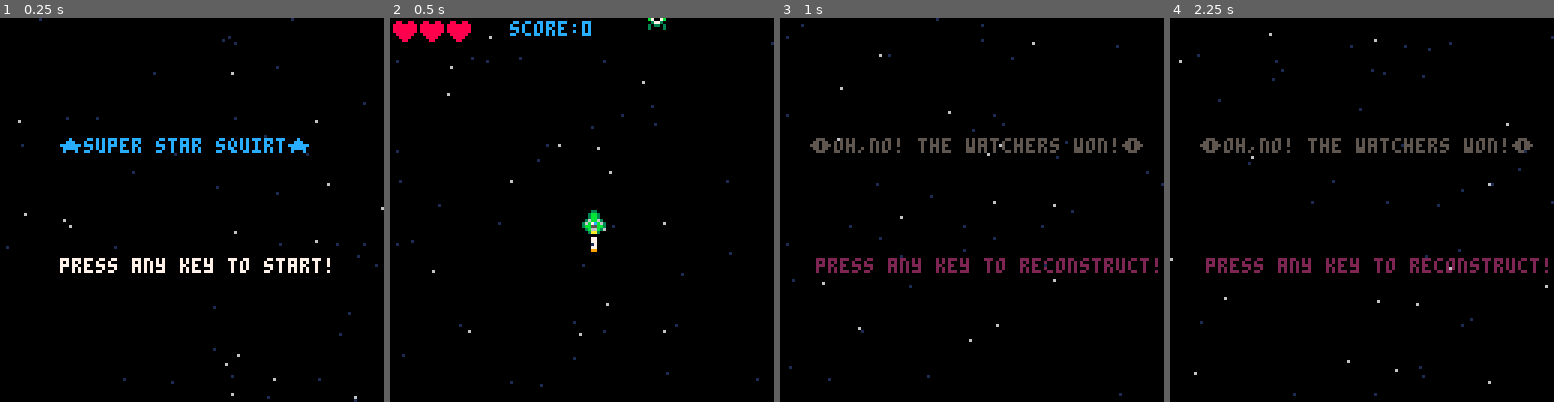
Above: before the commit, frames 1-4 (left to right).
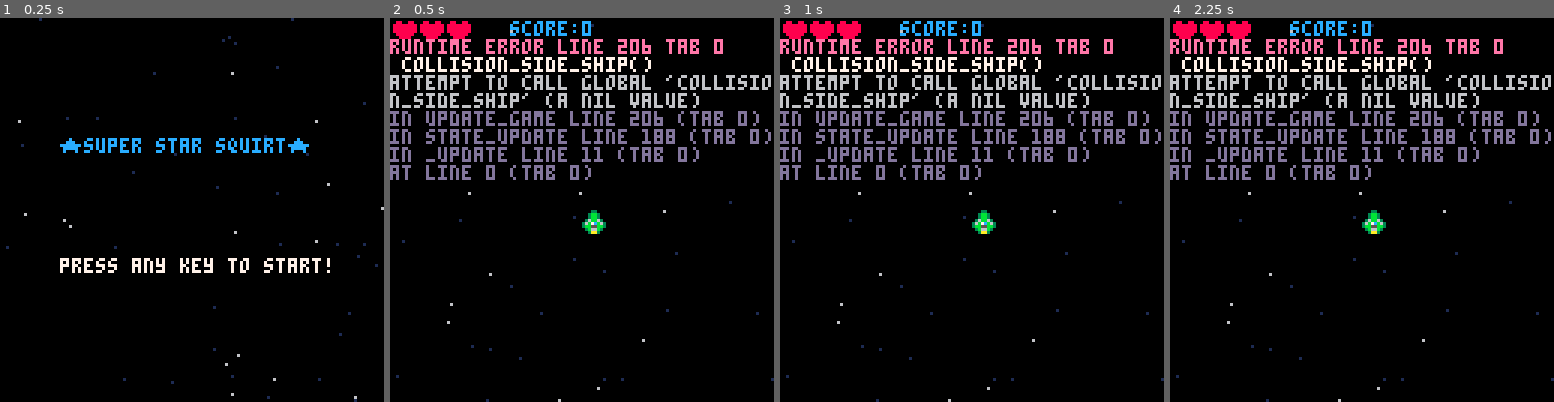
Above: after the commit, the same moments.

Repository: Slyfree3/Pixil-projects
Game: PICO-8 cartridge projects/shmup.p8
The game is run twice, just before and just after one commit, with the same random seed, the same clock (stepped at 60 frames per second) and the same inputs.
Inputs:
- Up to frame 1 (0.25 s): no input
- Up to frame 2 (0.5 s): tap X (X key) at 0.33 s
- Up to frame 3 (1 s): tap O (Z key) at 0.7 s
- Up to frame 4 (2.25 s): tap X (X key) at 1.07, 1.85 s; hold Right 1.6-2.1 s; tap O (Z key) at 1.7, 2.1 s; hold Up from 2.15 s (still down)

Frame 1 is identical in both runs. In frame 2, 11% of the frame differs, in the area x 0-100%, y 0-100%; in frame 3, 14%; in frame 4, 14%.
Error after the commit: runtime error line 206 tab 0; collision_side_ship(); attempt to call global 'collision_side_ship' (a nil value)

Commit message:
ship collision in progess

Diff:
--- /dev/null
+++ b/projects/collision.lua
@@ -0,0 +1,26 @@
+function collision_side_ship()
+    if ship.x<0 then
+        ship.x=0
+    end
+    if ship.x>128 then
+        ship.x=128
+    end
+end
+
+function col_ship_enemy()
+    for myenemy in all(enemy) do
+        if collision(ship, myenemy) then
+            -- Handle collision logic here
+			ship.lives-=1
+			del(enemy,myenemy)
+			if ship.lives==0 then
+				mode="over"
+			end
+        end
+    end
+end
+
+function collision(a, b)
+
+	return false
+end
--- a/projects/update_game.lua
+++ b/projects/update_game.lua
@@ -20,6 +20,7 @@
     animate_muzzlefl()
 	animate_enemy()
     move_enemy()
+	collision_side_ship()
     animate_stars★()
 end
 
